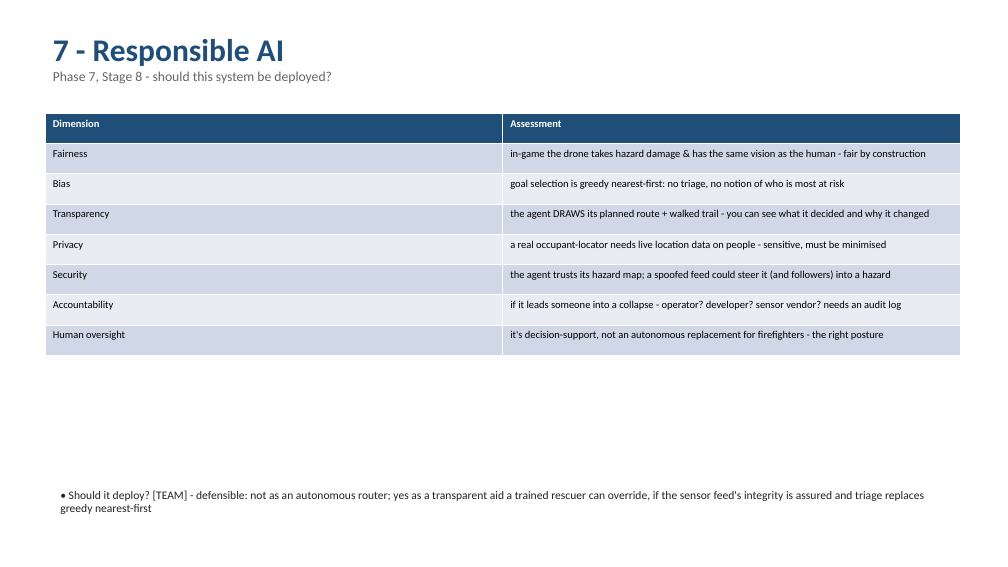
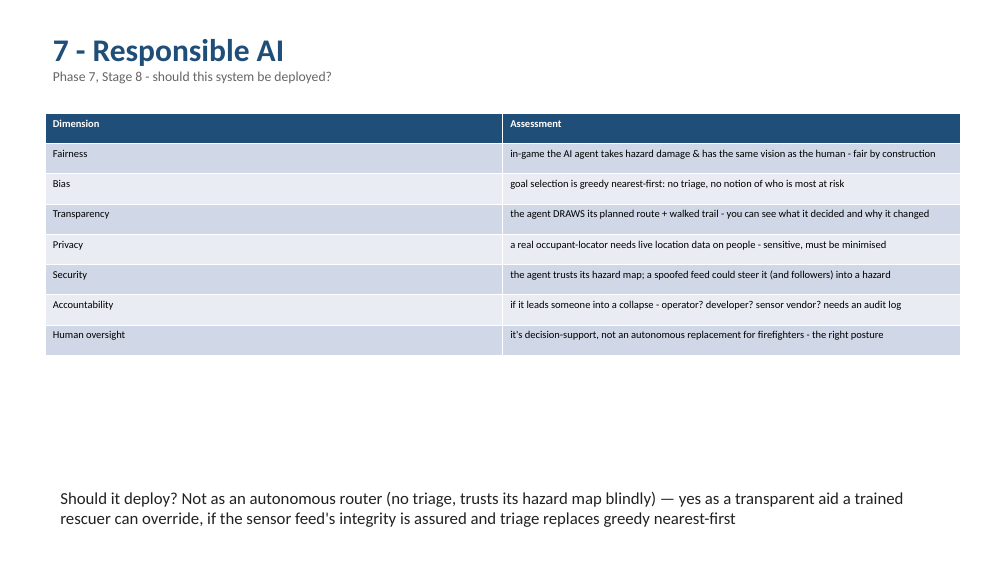
Before and after one commit to Jeb-Lee/CT3201_AI, a slide deck: slide 8 of docs/report/CT3201_Slides.pptx. Drawn at 1008x567 pixels with LibreOffice and Linux fonts; fonts in the diff are those of the drawing. Boxes give left, top, right and bottom in pixels: in the first picture for what was removed or moved away, otherwise in the second. Text is boxed around its words. In the diff, an @@ line names an element or a change of style, - is before the commit and + after.

```diff
--- a/docs/report/CT3201_Slides.pptx
+++ b/docs/report/CT3201_Slides.pptx
@@ table at (x1=45, y1=113, x2=960, y2=355) @@
-row 2, column 2: in-game the drone takes hazard damage & has the same vision as the human - fair by construction
+row 2, column 2: in-game the AI agent takes hazard damage & has the same vision as the human - fair by construction
@@ text at (x1=60, y1=492, x2=904, y2=527): text changed; size 11 to 16 pt @@
-• Should it deploy? [TEAM] - defensible: not as an autonomous router; yes as a transparent aid a trained rescuer can override, if the sensor feed's integrity is assured and triage replaces greedy nearest-first
+Should it deploy? Not as an autonomous router (no triage, trusts its hazard map blindly) — yes as a transparent aid a trained rescuer can override, if the sensor feed's integrity is assured and triage replaces greedy nearest-first
```
Also in this commit, not shown: 6 other slides changed, 1 slide added.
